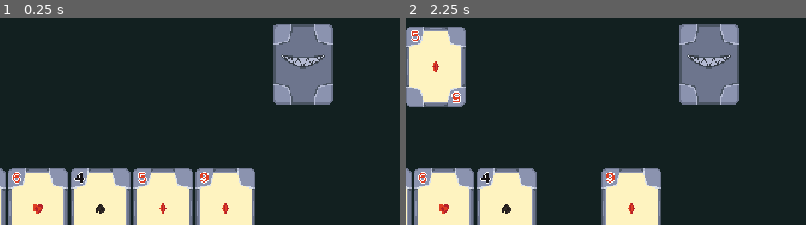
Above: before the commit, frames 1-2 (left to right).
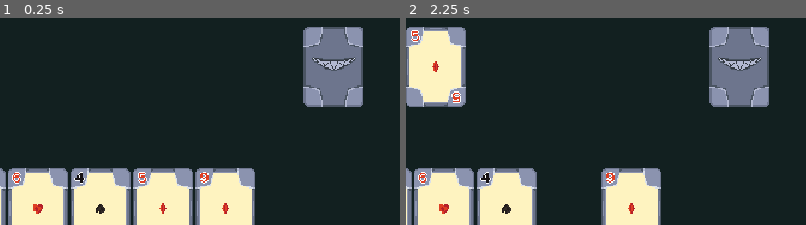
Above: after the commit, the same moments.

Repository: RajwolChapagain/IEEE-Game-Jam
Game: Godot game, scene res://scenes/game.tscn
Two runs of this game, one before a commit and one after it. Both use one fixed random seed, a clock stepped at 60 frames per second and the inputs below.
Inputs (mouse positions are % of the whole screen's width and height, from its top left):
- Up to frame 1 (0.25 s): no input
- Up to frame 2 (2.25 s): tap Enter at 0.5, 2 s; move the mouse to (88, 11) at 0.52 s; press the mouse at (88, 11) at 0.53 s; tap Space at 1.25 s; release the mouse at (88, 11) at 1.28 s; click (88, 11) at 1.35 s; move the mouse to (31, 46) at 2.02 s; press the mouse at (31, 46) at 2.03 s
The pictures show only the part of the screen within x 50-100%, y 0-50%; the shares and areas given below are measured in that part.

The runs differ from the first frame. In frame 1, 7.6% of the frame differs, in the area x 68-91%, y 2-43%; in frame 2, 7.6%.

Commit message:
added rounds and updated code structure

Diff:
--- a/scenes/deck.tscn
+++ b/scenes/deck.tscn
@@ -3,5 +3,4 @@
 [ext_resource type="Script" uid="uid://fbjmsayuk3mp" path="res://scripts/deck.gd" id="1_nxs2u"]
 
 [node name="Deck" type="Node2D"]
-position = Vector2(843, 97)
 script = ExtResource("1_nxs2u")
--- a/scenes/game.tscn
+++ b/scenes/game.tscn
@@ -14,6 +14,7 @@
 dealt_positions = [NodePath("CardPositions/CardPosition1"), NodePath("CardPositions/CardPosition2"), NodePath("CardPosi …(310 unchanged characters)…
 
 [node name="Deck" parent="." instance=ExtResource("2_lnu2h")]
+position = Vector2(880, 100)
 
 [node name="Player" parent="." instance=ExtResource("3_lbhrr")]
 position = Vector2(100, 400)
--- a/scripts/deck.gd
+++ b/scripts/deck.gd
@@ -1,4 +1,5 @@
 extends Node2D
+class_name Deck
 
 var card_scene = preload("res://scenes/card.tscn")
 
@@ -32,3 +33,7 @@
 
 func shuffle_deck():
 	deck.shuffle()
+
+func clear():
+	for card in deck:
+		card.global_position = global_position
--- a/scripts/game.gd
+++ b/scripts/game.gd
@@ -1,6 +1,6 @@
 extends Node2D
 
-@export var deck: Node2D
+@export var deck: Deck
 @export var player: Player
 @export var enemy: Player
 @export var dealt_positions: Array[Marker2D]
@@ -11,13 +11,12 @@
 
 func _ready():
 	deal()
-	for card in dealt_card:
-		card.card_clicked.connect(_on_card_clicked)
 	enemy_pick()
 
 func deal():
 	for i in range(0, deal_size):
 		dealt_card.append(deck.deck[i])
+		dealt_card[i].card_clicked.connect(_on_card_clicked)
 		dealt_card[i].face_up = true
 		dealt_card[i].global_position = dealt_positions[i].global_position
 		dealt_card[i].update_card()
@@ -25,15 +24,23 @@
 func enemy_pick():
 	if dealt_card.size() > 0:
 		var index: int = randi_range(0, dealt_card.size()-1)
+		dealt_card[index].card_clicked.disconnect(_on_card_clicked)
 		enemy.pick(dealt_card[index])
 		dealt_card.pop_at(index)
 		player_turn = not player_turn
 	else:
-		start_battle()
+		var battle_progress = await start_battle()
+		if battle_progress == 0:
+			continue_game()
 
-func start_battle():
+func continue_game():
+	clear_game()
+	deal()
+	enemy_pick()
+
+func start_battle() -> int:
 	var timer = Timer.new()
-	timer.wait_time = 3
+	timer.wait_time = 1
 	timer.one_shot = false
 	timer.autostart = false
 	add_child(timer)
@@ -43,6 +50,8 @@
 	enemy.order_hand()
 	for i in range(0, int(deal_size/2)):
 		timer.start()
+		await timer.timeout
+
 		player.hand[i].face_up = true
 		player.hand[i].update_card()
 		enemy.hand[i].face_up = true
@@ -50,18 +59,36 @@
 		var cmp = Calculator.compare(player.hand[i], enemy.hand[i])
 		if cmp > 0:
 			enemy.hp-=1
-			print(player.hand[i].get_pretty_string(), "  wins")
+			print("player wins round")
 		elif cmp < 0:
 			player.hp-=1
-			print(enemy.hand[i].get_pretty_string(), "  wins")
+			print("enemy wins round")
 		else:
-			print("draw")
+			print("draw round")
 			pass
 
-		await timer.timeout
+		if player.hp <= 0:
+			print("PLAYER DIED")
+			timer.queue_free()
+			return -1
+		elif enemy.hp <= 0:
+			print("ENEMY DIED")
+			timer.queue_free()
+			return 1
+	print("NEXT ROUND")
+	timer.queue_free()
+	return 0
+
+func clear_game():
+	player.clear()
+	enemy.clear()
+	dealt_card.clear()
+	deck.clear()
+	deck.shuffle_deck()
 
 func _on_card_clicked(card: Card):
 	if player_turn:
+		card.card_clicked.disconnect(_on_card_clicked)
 		player.pick(card)
 		remove_from_dealt(card)
 		player_turn = not player_turn
--- a/scripts/player.gd
+++ b/scripts/player.gd
@@ -1,7 +1,9 @@
 extends Node2D
 class_name Player
 
-var hp: int = 5
+@export var initial_hp: int = 5
+
+var hp: int = initial_hp
 var hand: Array[Card] = []
 
 func pick(card: Card) -> void:
@@ -18,3 +20,6 @@
 	for i in range(0, hand.size()):
 		hand[i].global_position.y = global_position.y
 		hand[i].global_position.x = global_position.x + i * 75
+
+func clear():
+	hand.clear()
